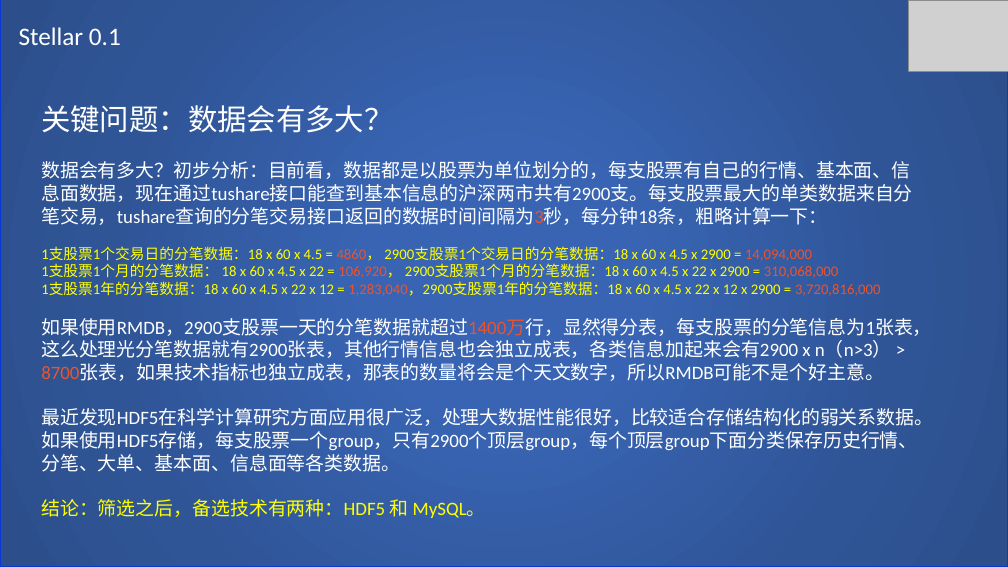
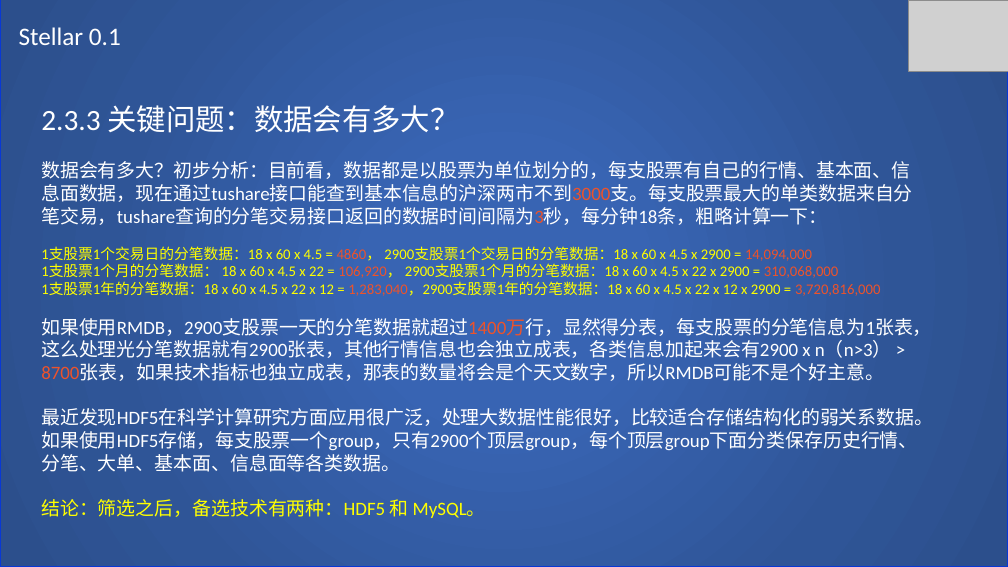
Before and after one commit to SCITLAS/Stellar, a slide deck: slide 24 of Stellar_0.1/documents/design.pptx. Drawn at 1008x567 pixels with LibreOffice and Linux fonts; fonts in the diff are those of the drawing; grey boxes stand for pictures. Boxes give left, top, right and bottom in pixels: in the first picture for what was removed or moved away, otherwise in the second. Text is boxed around its words. In the diff, an @@ line names an element or a change of style, - is before the commit and + after.

```diff
--- a/Stellar_0.1/documents/design.pptx
+++ b/Stellar_0.1/documents/design.pptx
@@ text at (41, 105, 913, 225): text changed @@
-关键问题：数据会有多大？
-数据会有多大？初步分析：目前看，数据都是以股票为单位划分的，每支股票有自己的行情、基本面、信息面数据，现在通过tushare接口能查到基本信息的沪深两市共有2900支。每支股票最大的单类数据来自分笔交易，tushare查询的分笔交易接口返回的数据时间间隔为3秒，每分钟18条，粗略计算一下：
+2.3.3 关键问题：数据会有多大？
+数据会有多大？初步分析：目前看，数据都是以股票为单位划分的，每支股票有自己的行情、基本面、信息面数据，现在通过tushare接口能查到基本信息的沪深两市不到3000支。每支股票最大的单类数据来自分笔交易，tushare查询的分笔交易接口返回的数据时间间隔为3秒，每分钟18条，粗略计算一下：
```
Also in this commit, not shown: 21 other slides changed, 30 slides added, 1 other file.
